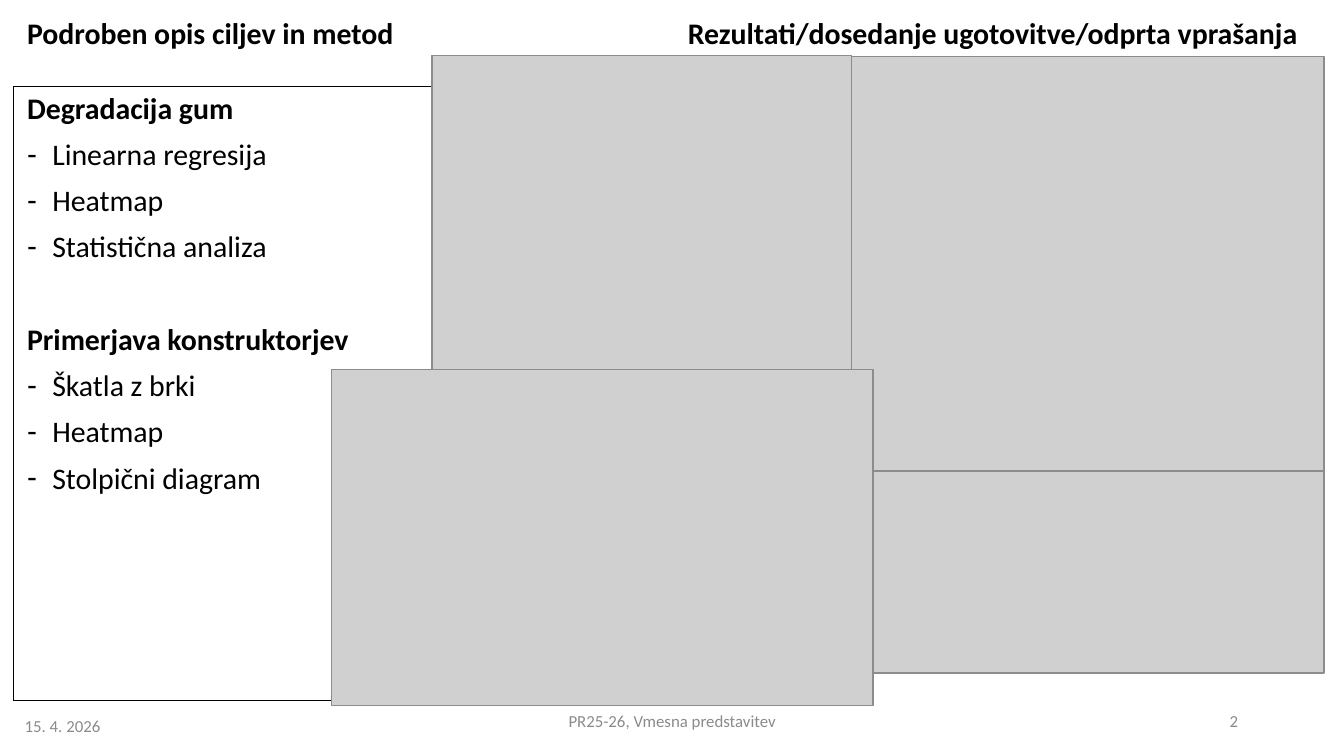
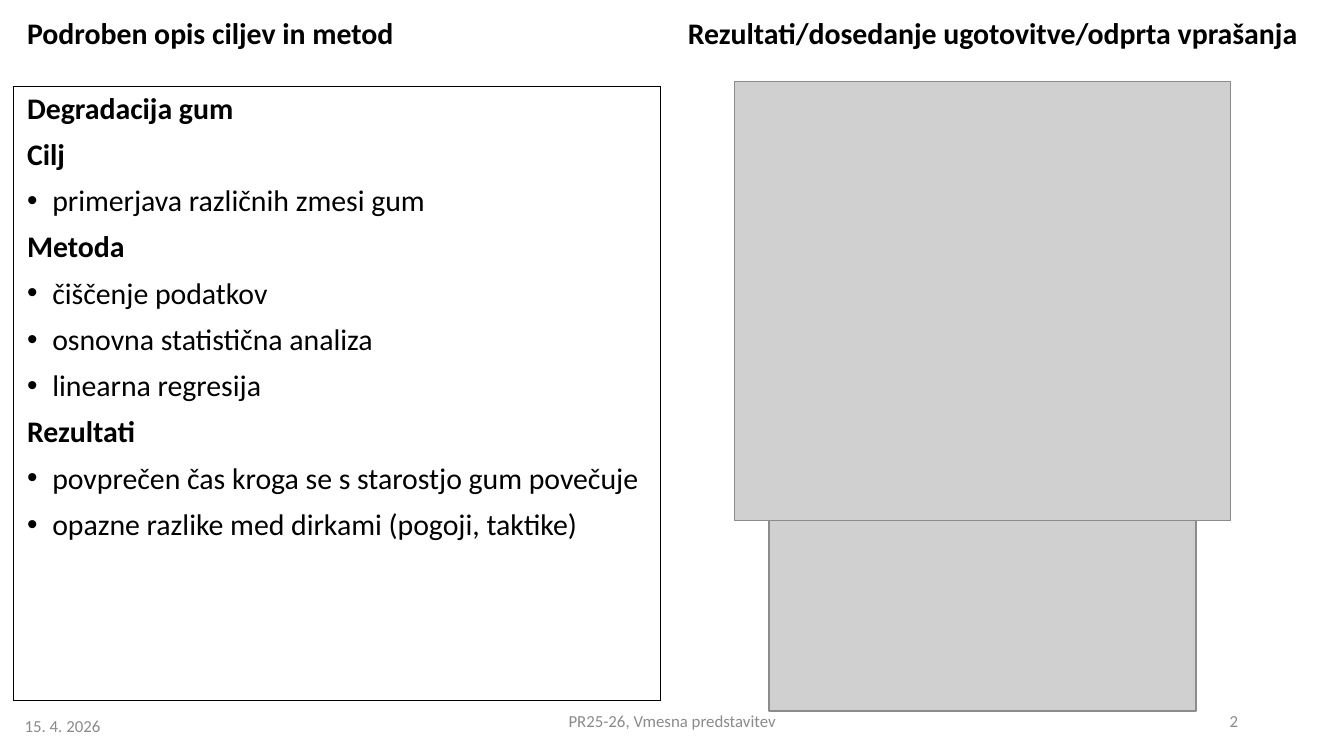
Before and after one commit to matic-zakelj/PR2610, a slide deck: slide 2 of PR2025-26_VMESNA_10.pptx. Drawn at 1344x756 pixels with LibreOffice and Linux fonts; fonts in the diff are those of the drawing; grey boxes stand for pictures. Boxes give left, top, right and bottom in pixels: in the first picture for what was removed or moved away, otherwise in the second. Text is boxed around its words. In the diff, an @@ line names an element or a change of style, - is before the commit and + after.

Commit message:
Updated ppt

```diff
--- a/PR2025-26_VMESNA_10.pptx
+++ b/PR2025-26_VMESNA_10.pptx
@@ picture removed at bbox=[431, 55, 851, 370] @@
@@ picture: place and size @@
-picture at bbox=[852, 56, 1325, 474]
+picture at bbox=[734, 82, 1230, 520]
@@ text at bbox=[27, 144, 638, 540]: text changed @@
-– Linearna regresija
-– Heatmap
-– Statistična analiza
-Primerjava konstruktorjev
-– Škatla z brki
-– Heatmap
-– Stolpični diagram
+Cilj
+• primerjava različnih zmesi gum
+Metoda
+• čiščenje podatkov
+• osnovna statistična analiza
+• linearna regresija
+Rezultati
+• povprečen čas kroga se s starostjo gum povečuje
+• opazne razlike med dirkami (pogoji, taktike)
@@ picture removed at bbox=[331, 370, 872, 706] @@
@@ picture: place and size @@
-picture at bbox=[874, 472, 1325, 673]
+picture at bbox=[769, 520, 1196, 711]
```
Also in this commit, not shown: 1 other slide changed, 1 slide added, 3 other files.
